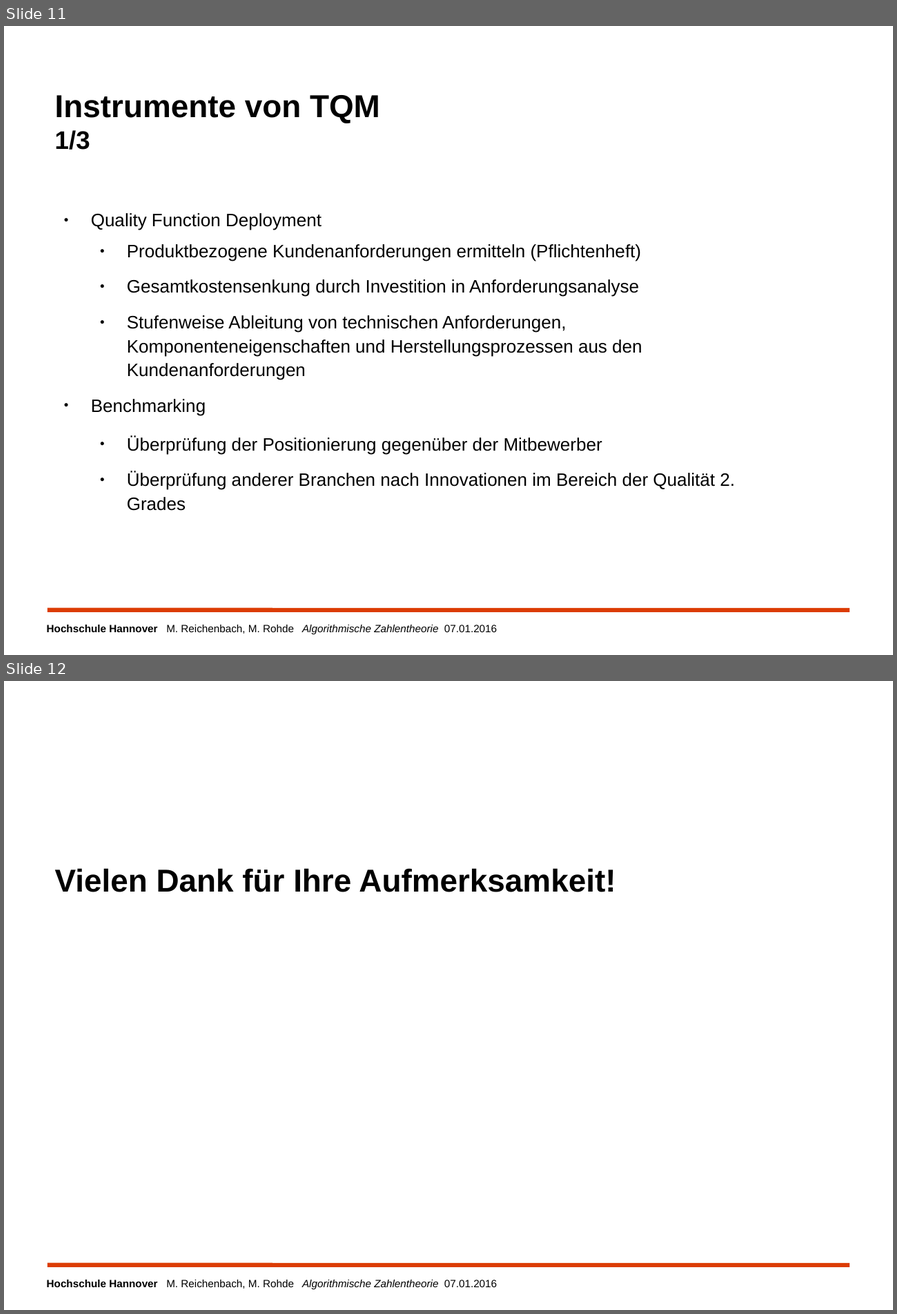
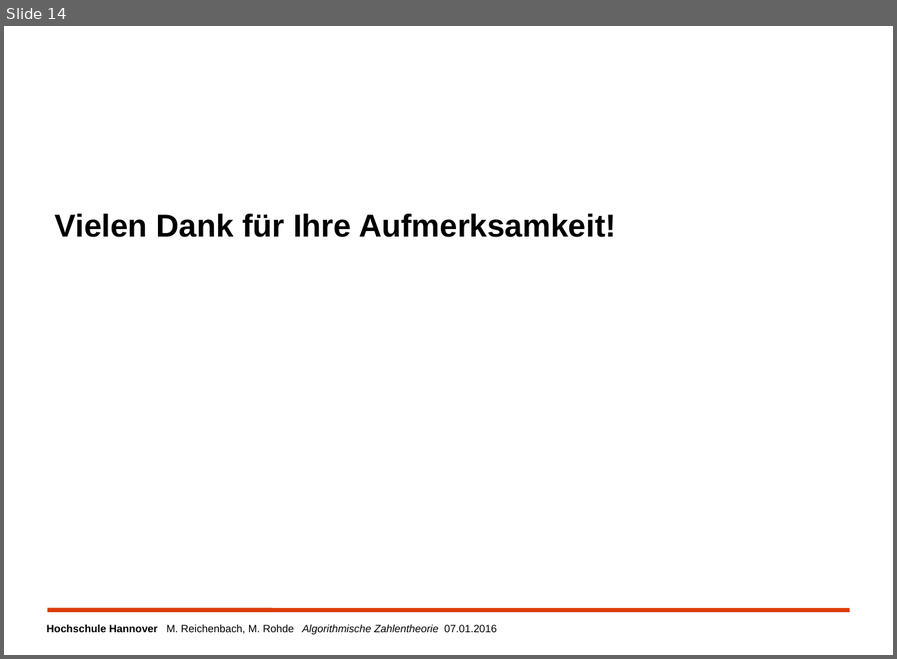
Before and after one commit to MReichenbach/SeminarAK, a slide deck: vortrag/AuKSeminarZahlentheorie.odp. Shown one above the other, each under a label of ours: slides 11 and 12 before the commit, slide 14 after it. The pictures are 897x1314 and 897x659 pixels, drawn with LibreOffice and Linux fonts; fonts in the diff are those of the drawing; background and template pictures are left out. Boxes give left, top, right and bottom in pixels: in the first picture for what was removed or moved away, otherwise in the second. Text is boxed around its words. In the diff, an @@ line names an element or a change of style, - is before the commit and + after.

```diff
--- a/vortrag/AuKSeminarZahlentheorie.odp
+++ b/vortrag/AuKSeminarZahlentheorie.odp
@@ slide 11 removed at (x1=4, y1=26, x2=893, y2=655), background #FFFFFF; not listed: 2 template elements that a slide beside it also shows @@
@@ title removed at (x1=55, y1=95, x2=380, y2=150) @@
-Instrumente von TQM
-1/3
@@ text removed at (x1=91, y1=213, x2=735, y2=510) @@
-● Quality Function Deployment
-  ● Produktbezogene Kundenanforderungen ermitteln (Pflichtenheft)
-  ● Gesamtkostensenkung durch Investition in Anforderungsanalyse
-  ● Stufenweise Ableitung von technischen Anforderungen, Komponenteneigenschaften und Herstellungsprozessen aus den Kundenanforderungen
-● Benchmarking
-  ● Überprüfung der Positionierung gegenüber der Mitbewerber
-  ● Überprüfung anderer Branchen nach Innovationen im Bereich der Qualität 2. Grades
@@ what was slide 12 is now slide 14 @@
```
Also in this commit, not shown: 12 slides added, 9 other slides removed.
